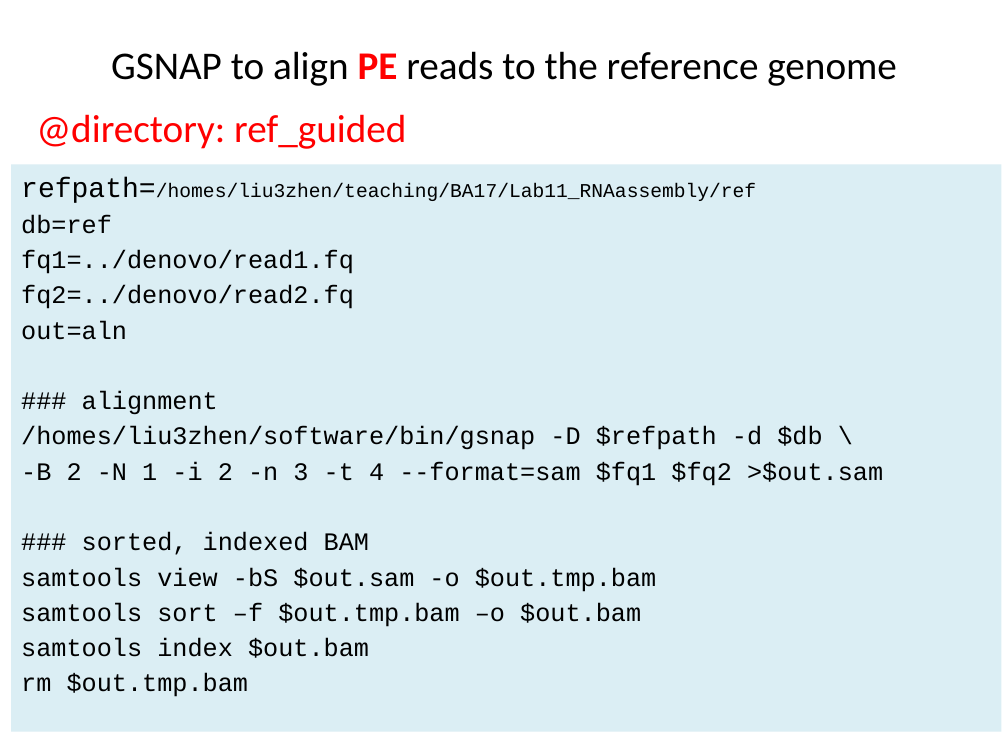
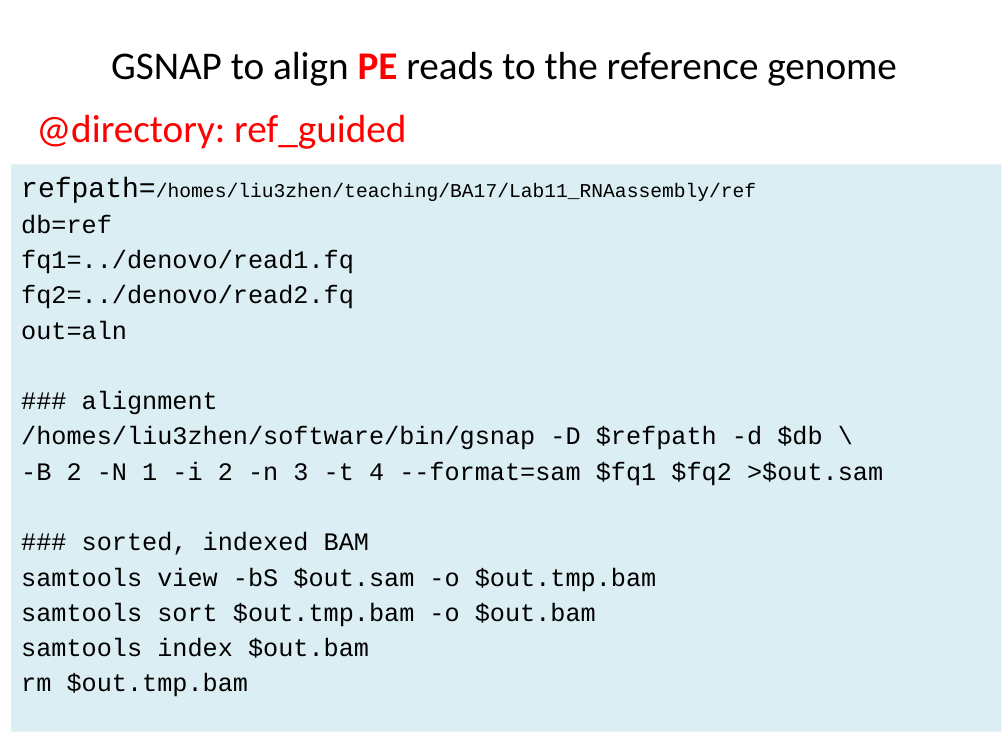
Before and after one commit to ravinpoudel/PLPTH813Bioinformatics, a slide deck: slide 12 of labs/lab11_RNA-Seq.pptx. Drawn at 1008x756 pixels with LibreOffice and Linux fonts; fonts in the diff are those of the drawing. Boxes give left, top, right and bottom in pixels: in the first picture for what was removed or moved away, otherwise in the second. Text is boxed around its words. In the diff, an @@ line names an element or a change of style, - is before the commit and + after.

```diff
--- a/labs/lab11_RNA-Seq.pptx
+++ b/labs/lab11_RNA-Seq.pptx
@@ text at [21,602,596,627]: text changed @@
-samtools sort –f $out.tmp.bam –o $out.bam
+samtools sort $out.tmp.bam -o $out.bam
```
Also in this commit, not shown: 2 other slides changed.
